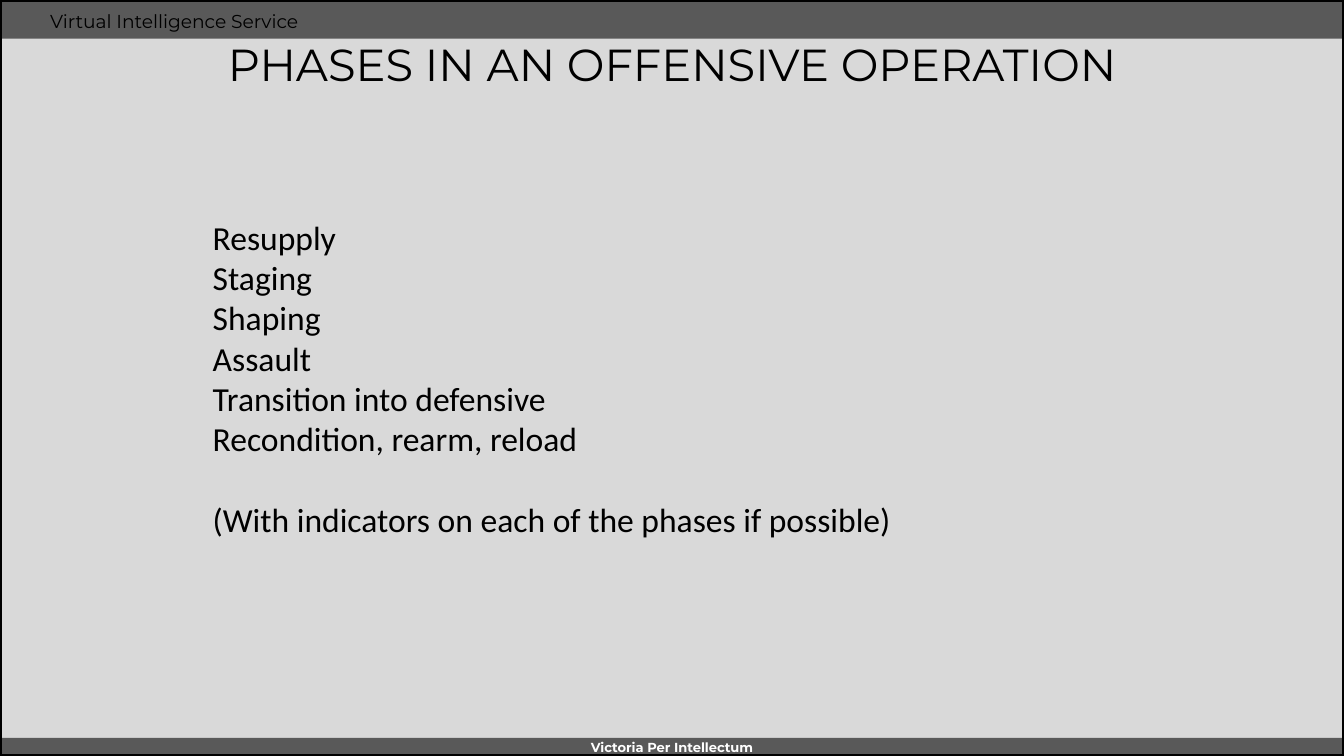
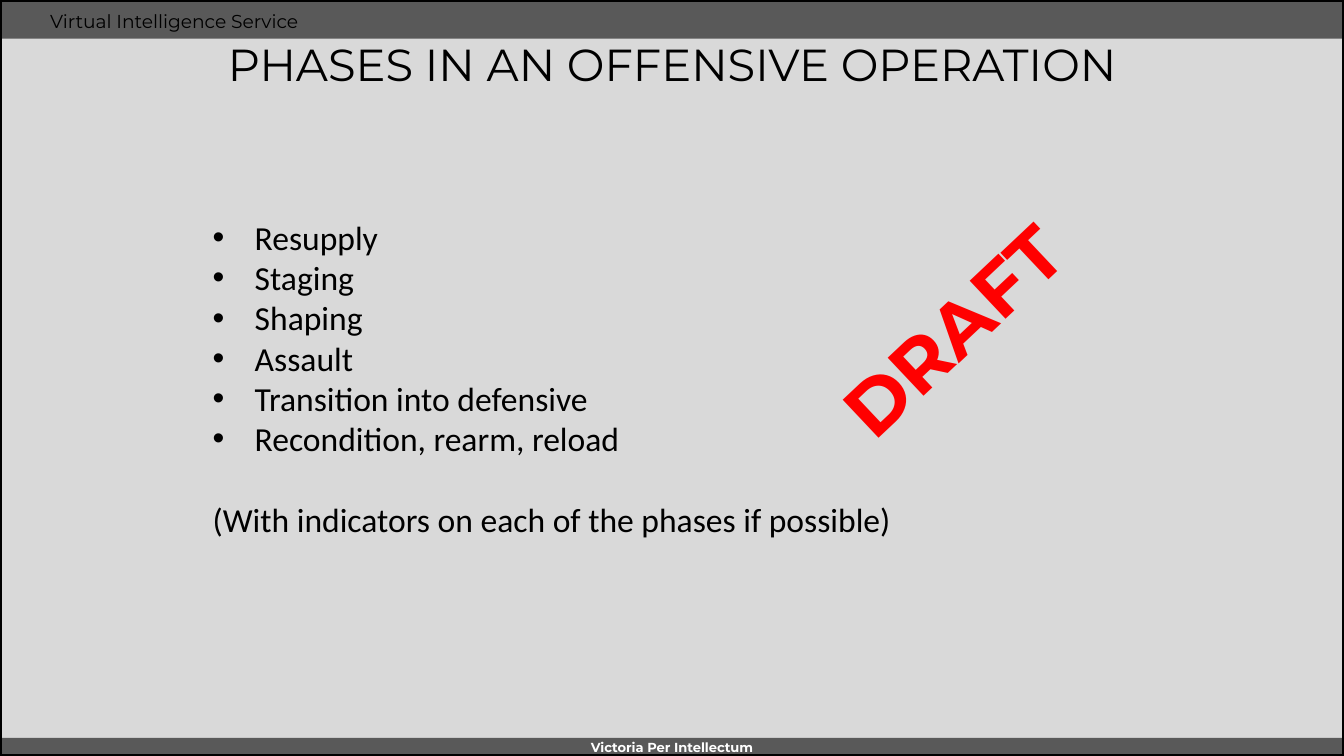
Before and after one commit to 132nd-vWing/VIS, a slide deck: slide 4 of OPAR/INTREP VIS OPAR-001 - Syrian ground combat tactics.pptx. Drawn at 1344x756 pixels with LibreOffice and Linux fonts; fonts in the diff are those of the drawing; background and template pictures are left out. Boxes give left, top, right and bottom in pixels: in the first picture for what was removed or moved away, otherwise in the second. Text is boxed around its words. In the diff, an @@ line names an element or a change of style, - is before the commit and + after.

```diff
--- a/OPAR/INTREP VIS OPAR-001 - Syrian ground combat tactics.pptx
+++ b/OPAR/INTREP VIS OPAR-001 - Syrian ground combat tactics.pptx
@@ text added at (810,148,1140,468), 40 pt, text #FF0000, bold @@
+DRAFT
@@ text at (255,226,619,455): bullet none to • @@
```
Also in this commit, not shown: 7 other slides changed.
